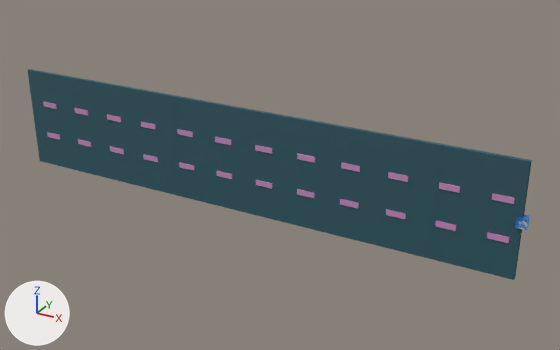
The COLLADA model dateien/wege/weg1.dae, before and after one commit.
Camera for both pictures: a 50 mm camera at (71.0, -65.7, 32.2) aimed at (32.3, 4.7, -3.0). Lighting does not change. The marker at lower left points along +X, +Y and +Z. Where no turn or scale is listed for an object, it has been applied to the vertices. Vertices at the same position are counted once.

Before the edit, the objects in view are built like this:
```python
ob_cube_001 = bpy.data.objects.new('Cube.001', me_cube_001)
ob_cube_001.location = (56.0, 0.0, 0.0)
```
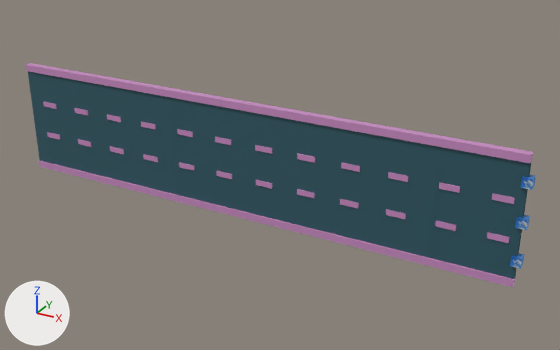
What the commit changed:
Picture '20230430_144504.jpg.001.jpg' (img_20230430_144504_jpg_001_jpg) is new.
Picture '20230430_144504.jpg.002.jpg' (img_20230430_144504_jpg_002_jpg) is new.
Material 'Material' (mat_material) is new.
Its texture is img_dingtextur_jpg_001_jpg.
Material 'Material.062' (mat_material_062) is new.
Its texture is img_dingtextur_jpg_001_jpg.
Material 'Material.063' (mat_material_063) is new.
Its texture is img_20230430_144504_jpg_001_jpg.
Material 'Material.064' (mat_material_064) is new.
Its texture is img_20230430_144504_jpg_002_jpg.
me_cube_001 is used by ob_cube_001; location (56.0, 0.0, 0.0).
me_cube_001 had 5020 vertices, 9978 faces and spanned x -56.0..4.0, y -0.3..0.3, z -6.0..6.0.
me_cube_001 now has 17301 vertices, 34554 faces and spans x -56.0..4.0, y -0.4..0.4, z -6.7..6.7.
me_cube_001 part 1: 6141 vertices added at x -56.0..4.0, y -0.4..0.4, z -6.7..-5.9.
me_cube_001 part 2: 6140 vertices added at x -56.0..4.0, y -0.4..0.4, z 5.9..6.7.
me_cube_001 now uses material mat_material (picture img_dingtextur_jpg_001_jpg).
me_cube_001 now uses material mat_material_062 (picture img_dingtextur_jpg_001_jpg).
Mesh me_cube_006 is new.
It is a box spanning x -0.5..0.5, y -0.5..0.5, z -0.5..0.5.
It uses material mat_material_063 (picture img_20230430_144504_jpg_001_jpg).
Mesh me_cube_007 is new.
It is a box spanning x -0.5..0.5, y -0.5..0.5, z -0.5..0.5.
It uses material mat_material_064 (picture img_20230430_144504_jpg_002_jpg).
Object 'lCube' (ob_lcube) is new; it shows me_cube_006.
Its location is (60.0, 0.0, -4.0).
Object 'rCube' (ob_rcube) is new; it shows me_cube_007.
Its location is (60.0, 0.0, 4.0).

Boxes (x1, y1, x2, y2) around the edits, measured in the pictures (560 x 350 px):
'Cube.001', reshaped (6% taller)
    before: (28, 69, 532, 280)
    after: (26, 63, 533, 287)
'rCube', added
    after: (521, 175, 536, 190)
'lCube', added
    after: (510, 253, 525, 269)
part 1 of me_cube_001, added (purple)
    after: (39, 160, 516, 287)
part 2 of me_cube_001, added (pink)
    after: (26, 63, 533, 163)
